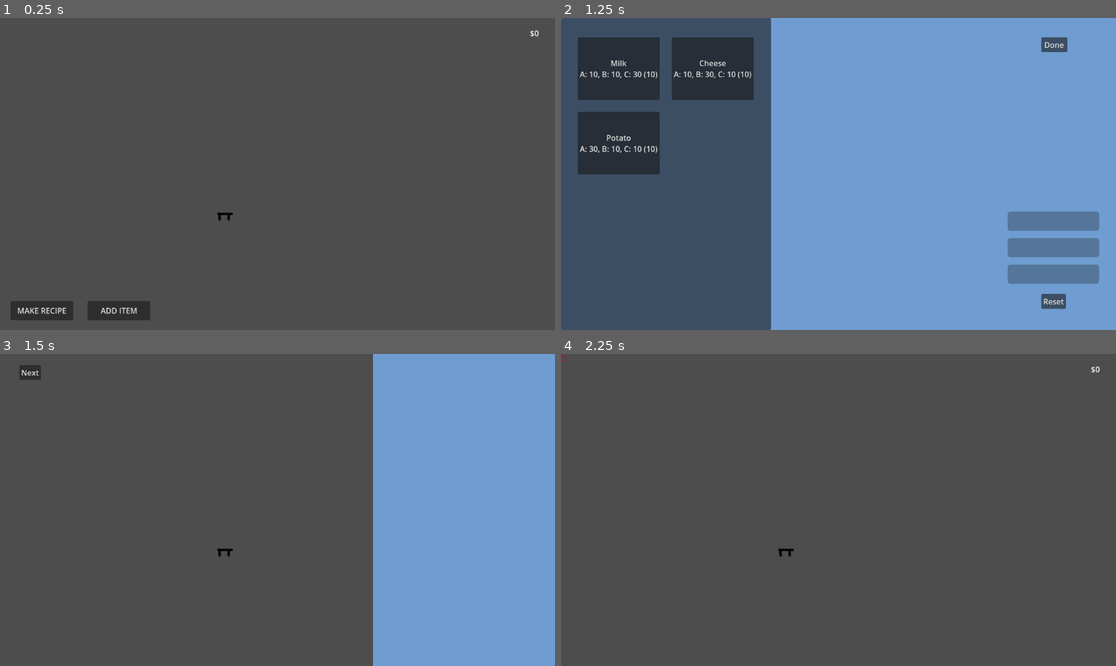
Above: before the commit, frames 1-4 (two rows, left to right).
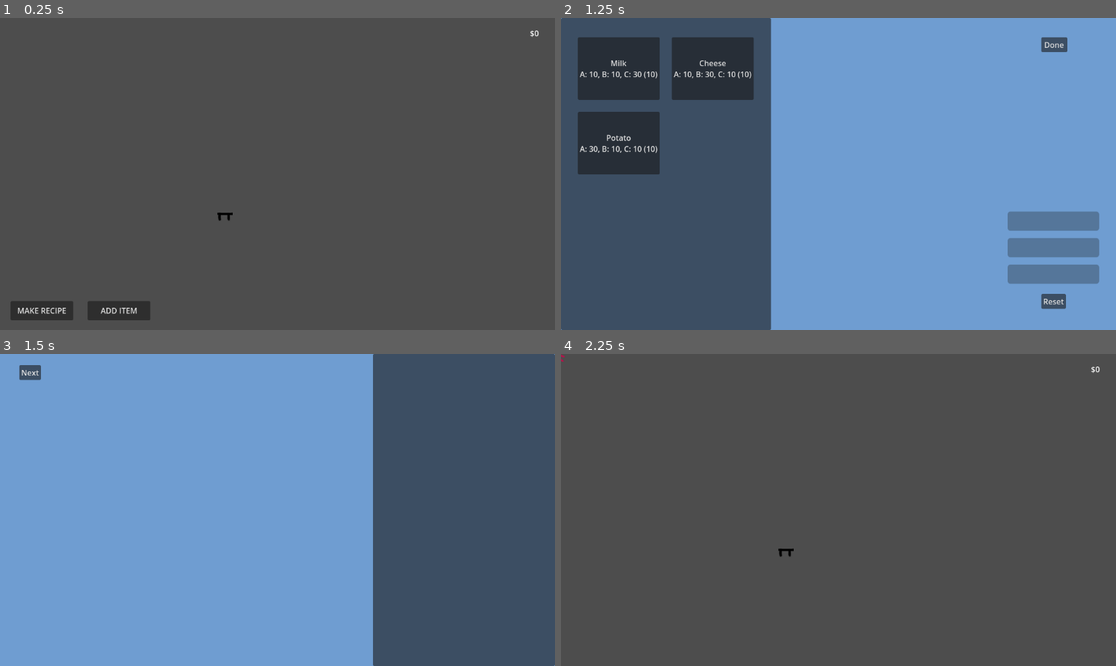
Above: after the commit, the same moments.

Repository: Hekkow/Shopkeeper-Game
Game: Godot game, scene res://Scenes/Levels/Store.tscn
The game is run twice, just before and just after one commit, with the same random seed, the same clock (stepped at 60 frames per second) and the same inputs.
Inputs:
- Up to frame 1 (0.25 s): no input
- Up to frame 2 (1.25 s): click "MAKE RECIPE" at 0.5 s
- Up to frame 3 (1.5 s): click "Done" at 1.25 s
- Up to frame 4 (2.25 s): click "Next" at 2 s

Frames 1-2 are identical in both runs. In frame 3, 100% of the frame differs, in the area x 0-100%, y 0-100%; in frame 4, nothing differs.

Commit message:
added clicking panel to close menu

Diff:
--- a/Scenes/UI/ItemCreationMenu.tscn
+++ b/Scenes/UI/ItemCreationMenu.tscn
@@ -1,10 +1,11 @@
-[gd_scene load_steps=5 format=3 uid="uid://dvj6a6l8l2fg1"]
+[gd_scene load_steps=6 format=3 uid="uid://dvj6a6l8l2fg1"]
 
 [ext_resource type="Script" path="res://Scripts/UI/ItemCreationMenu.gd" id="1_6tjoc"]
 [ext_resource type="Script" path="res://Scripts/UI/RecipeToItemMenu.gd" id="2_20lop"]
+[ext_resource type="Script" path="res://Scripts/UI/RecipeToItemPanel.gd" id="2_jhq5p"]
 [ext_resource type="Script" path="res://Scripts/UI/RecipeToItemNextButton.gd" id="4_8y1u5"]
 
-[sub_resource type="StyleBoxFlat" id="StyleBoxFlat_5oj53"]
+[sub_resource type="StyleBoxFlat" id="StyleBoxFlat_c7vgo"]
 bg_color = Color(0.435294, 0.615686, 0.819608, 1)
 
 [node name="Control" type="Control"]
@@ -17,6 +18,16 @@
 mouse_filter = 2
 script = ExtResource("1_6tjoc")
 
+[node name="Panel" type="Panel" parent="."]
+layout_mode = 1
+anchors_preset = 15
+anchor_right = 1.0
+anchor_bottom = 1.0
+grow_horizontal = 2
+grow_vertical = 2
+theme_override_styles/panel = SubResource("StyleBoxFlat_c7vgo")
+script = ExtResource("2_jhq5p")
+
 [node name="PanelContainer" type="PanelContainer" parent="."]
 layout_mode = 1
 anchors_preset = 11
@@ -26,7 +37,6 @@
 offset_left = -378.0
 grow_horizontal = 0
 grow_vertical = 2
-theme_override_styles/panel = SubResource("StyleBoxFlat_5oj53")
 
 [node name="MarginContainer" type="MarginContainer" parent="PanelContainer"]
 layout_mode = 2
--- a/Scenes/UI/RecipeCreationMenu.tscn
+++ b/Scenes/UI/RecipeCreationMenu.tscn
@@ -1,7 +1,8 @@
-[gd_scene load_steps=9 format=3 uid="uid://cn3yblpjy2qrs"]
+[gd_scene load_steps=10 format=3 uid="uid://cn3yblpjy2qrs"]
 
 [ext_resource type="Script" path="res://Scripts/UI/RecipeCreationMenu.gd" id="1_ny18j"]
 [ext_resource type="Script" path="res://Scripts/UI/RatioBars.gd" id="2_2r0st"]
+[ext_resource type="Script" path="res://Scripts/UI/IngredientToRecipePanel.gd" id="2_wd8sf"]
 [ext_resource type="PackedScene" uid="uid://dwyxynnjpnnuy" path="res://Scenes/UI/RatioBar.tscn" id="3_i76uq"]
 [ext_resource type="Script" path="res://Scripts/UI/ResetIngredientsButton.gd" id="4_310k4"]
 [ext_resource type="Script" path="res://Scripts/UI/Pot.gd" id="5_eaqsj"]
@@ -28,6 +29,7 @@
 grow_horizontal = 2
 grow_vertical = 2
 theme_override_styles/panel = SubResource("StyleBoxFlat_xf3m3")
+script = ExtResource("2_wd8sf")
 
 [node name="RatioBars" type="VBoxContainer" parent="."]
 layout_mode = 0
--- a/Scripts/Other/SignalManager.gd
+++ b/Scripts/Other/SignalManager.gd
@@ -12,3 +12,5 @@
 signal recipe_to_item_menu_opened
 signal recipe_made
 signal price_modal_spawned(item)
+signal ingredient_to_recipe_panel_clicked
+signal recipe_to_item_clicked
--- /dev/null
+++ b/Scripts/UI/IngredientToRecipePanel.gd
@@ -0,0 +1,10 @@
+extends Panel
+
+
+func _ready() -> void:
+	self.connect("gui_input", Callable(self, "on_panel_clicked"))
+
+func on_panel_clicked(event) -> void:
+	if event is InputEventMouseButton and event.is_pressed():
+		print("HERe")
+		SignalManager.emit_signal("ingredient_to_recipe_panel_clicked")
--- a/Scripts/UI/ItemCreationMenu.gd
+++ b/Scripts/UI/ItemCreationMenu.gd
@@ -2,6 +2,7 @@
 
 func _ready() -> void:
 	SignalManager.connect("store_opened", close_menu)
+	SignalManager.connect("recipe_to_item_clicked", close_menu)
 
 func close_menu() -> void:
 	queue_free()
--- a/Scripts/UI/OpenScenesButtons.gd
+++ b/Scripts/UI/OpenScenesButtons.gd
@@ -4,6 +4,8 @@
 	SignalManager.connect("ingredient_to_recipe_menu_opened", hide_buttons)
 	SignalManager.connect("recipe_to_item_menu_opened", hide_buttons)
 	SignalManager.connect("pot_done", hide_buttons)
+	SignalManager.connect("ingredient_to_recipe_panel_clicked", show_buttons)
+	SignalManager.connect("recipe_to_item_clicked", show_buttons)
 
 func hide_buttons() -> void:
 	for button in get_children():
--- a/Scripts/UI/RecipeCreationMenu.gd
+++ b/Scripts/UI/RecipeCreationMenu.gd
@@ -2,6 +2,7 @@
 
 func _ready() -> void:
 	SignalManager.connect("pot_done", close_menu)
+	SignalManager.connect("ingredient_to_recipe_panel_clicked", close_menu)
 
 func close_menu() -> void:
 	queue_free()
--- /dev/null
+++ b/Scripts/UI/RecipeToItemPanel.gd
@@ -0,0 +1,11 @@
+extends Panel
+
+
+func _ready() -> void:
+	print("READY")
+	self.connect("gui_input", Callable(self, "on_panel_clicked"))
+
+func on_panel_clicked(event) -> void:
+	if event is InputEventMouseButton and event.is_pressed():
+		print("HERE")
+		SignalManager.emit_signal("recipe_to_item_clicked")
